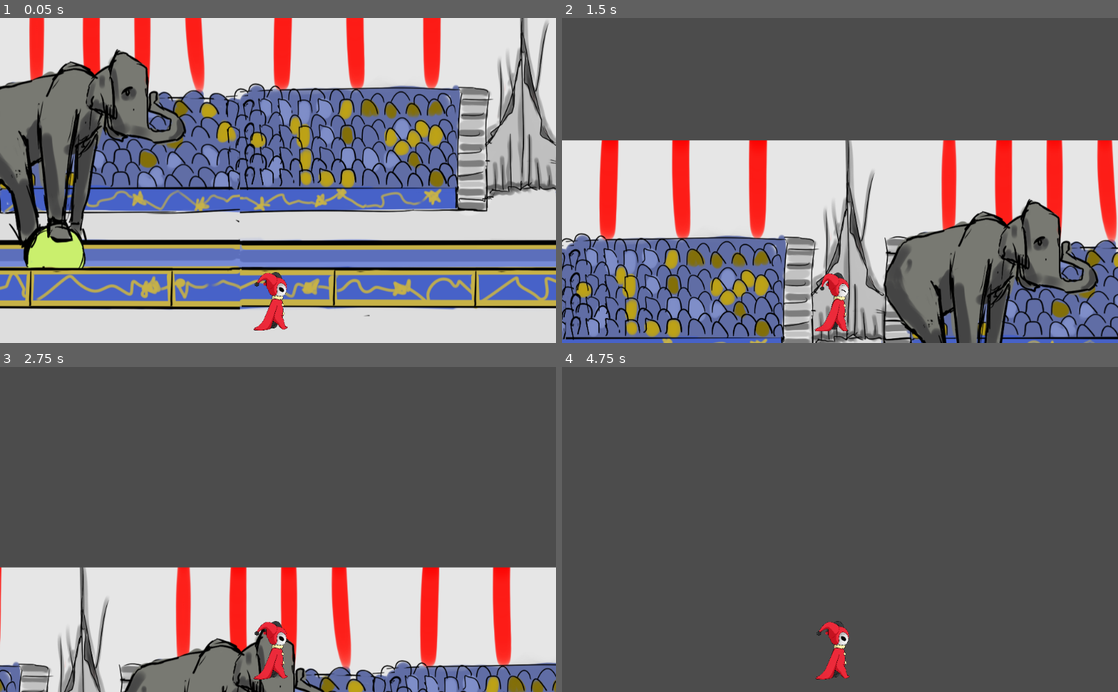
Above: before the commit, frames 1-4 (two rows, left to right).
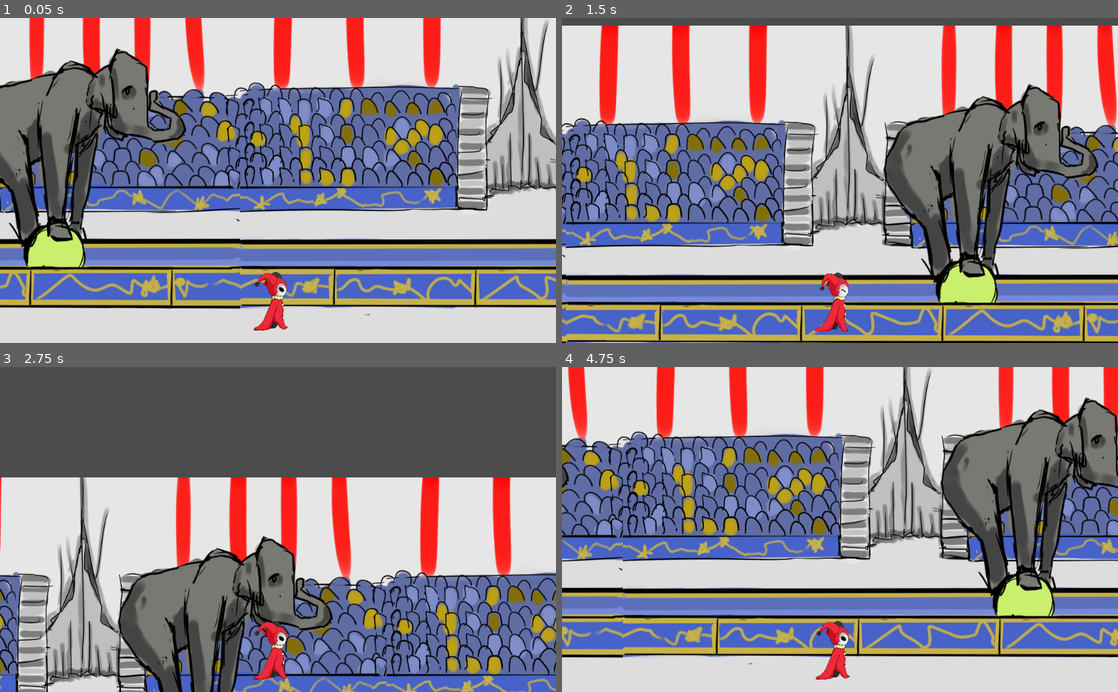
Above: after the commit, the same moments.

Repository: PrototipsUnpaz/penny-clowd
Game: Godot game, scene res://scenes/WorldTest.tscn
Same seed, same stepped clock (60 frames per second), same inputs: the game is played once before the commit and once after it.
Inputs (mouse positions are in pixels of both pictures, inside the frame that each line leads up to):
- Up to frame 1 (0.05 s): no input
- Up to frame 2 (1.5 s): move the mouse to (962, 164) at 0.52 s; press the mouse at (962, 164) at 0.53 s; move the mouse to (728, 196) at 1.27 s; release the mouse at (728, 196) at 1.28 s; click (728, 196) at 1.35 s
- Up to frame 3 (2.75 s): move the mouse to (333, 458) at 2.02 s; press the mouse at (333, 458) at 2.03 s
- Up to frame 4 (4.75 s): move the mouse to (812, 594) at 2.77 s; release the mouse at (812, 594) at 2.78 s; click (812, 594) at 2.85 s; move the mouse to (1006, 578) at 3.52 s; press the mouse at (1006, 578) at 3.53 s; move the mouse to (673, 480) at 4.27 s; release the mouse at (673, 480) at 4.28 s; click (673, 480) at 4.35 s

The runs differ from the first frame. In frame 1, 15% of the frame differs, in the area x 0-100%, y 0-92%; in frame 2, 93%; in frame 3, 61%; in frame 4, 95%, in the area x 0-100%, y 0-100%.

Commit message:
Multisalto eliminado
Hice que el personaje no repita el salto estando en el aire.  Además, le agregué craacterísticas a la plataforma para que se reconozca como piso.

Diff:
--- a/scenes/player/Player.gd
+++ b/scenes/player/Player.gd
@@ -1,13 +1,16 @@
 extends KinematicBody2D
 
-const SPEED = 300
+const Speed = 150
 var velocity = Vector2()
 
 func _physics_process(delta):
 	velocity.y +=20
-	velocity.x = SPEED
+	velocity.x = Speed
+	move_and_slide(velocity,Vector2(0,-1))
+	if is_on_floor():
+		velocity.y = 0
 	$AnimatedSprite.play("Correr")
-	if Input.is_action_pressed("Touch"):
-		velocity.y = -300
+	if Input.is_action_pressed("Touch") and is_on_floor():
+		velocity.y = -600
 	move_and_slide(velocity)
 	pass
